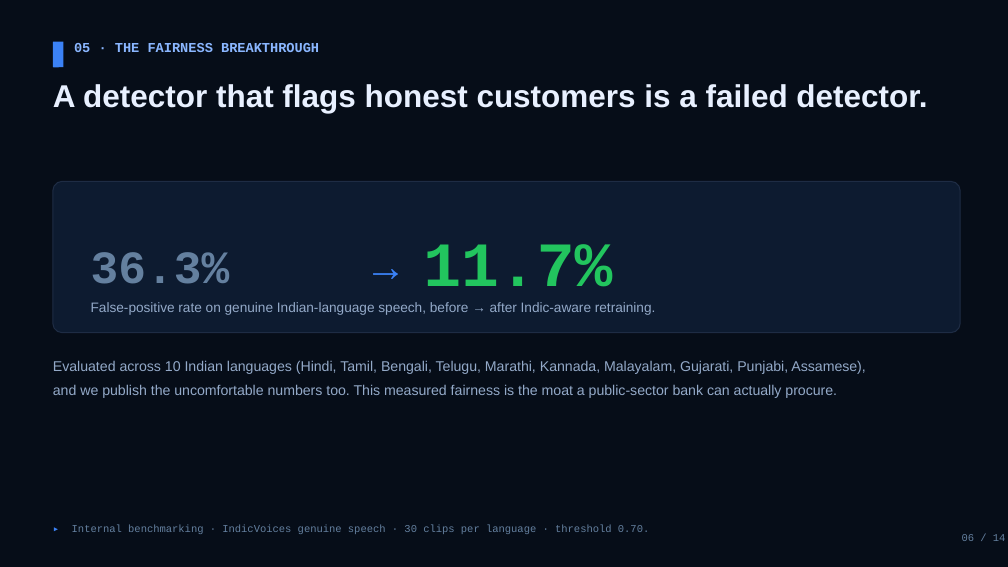
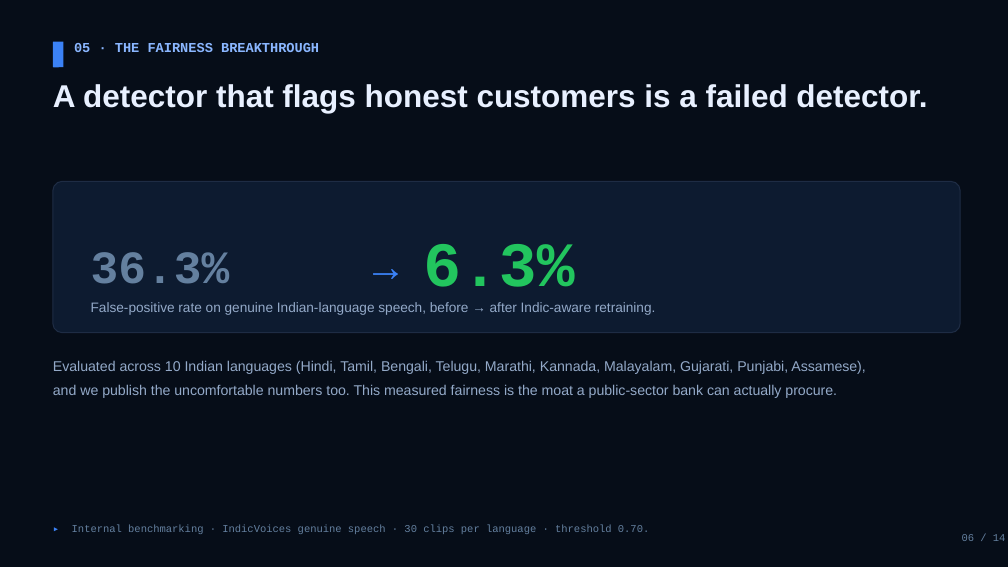
Before and after one commit to DG10911/voxshield-sangyan, a slide deck: slide 6 of VoxShield_Pitch.pptx. Drawn at 1008x567 pixels with LibreOffice and Linux fonts; fonts in the diff are those of the drawing. Boxes give left, top, right and bottom in pixels: in the first picture for what was removed or moved away, otherwise in the second. Text is boxed around its words. In the diff, an @@ line names an element or a change of style, - is before the commit and + after.

```diff
--- a/VoxShield_Pitch.pptx
+++ b/VoxShield_Pitch.pptx
@@ text at (423,244,574,303): text changed @@
-11.7%
+6.3%
```
Also in this commit, not shown: 1 other slide changed, 1 other file.
